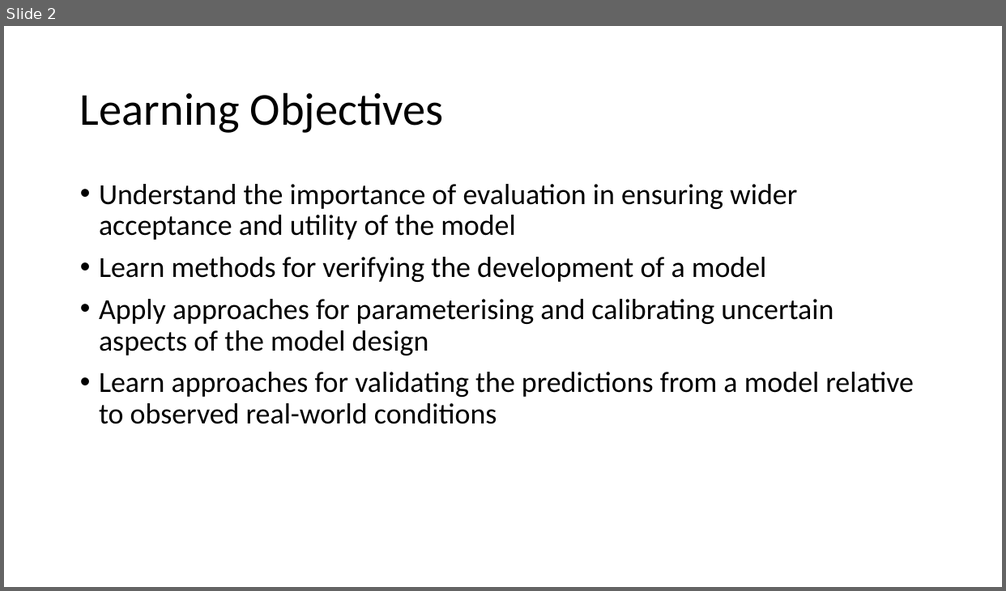
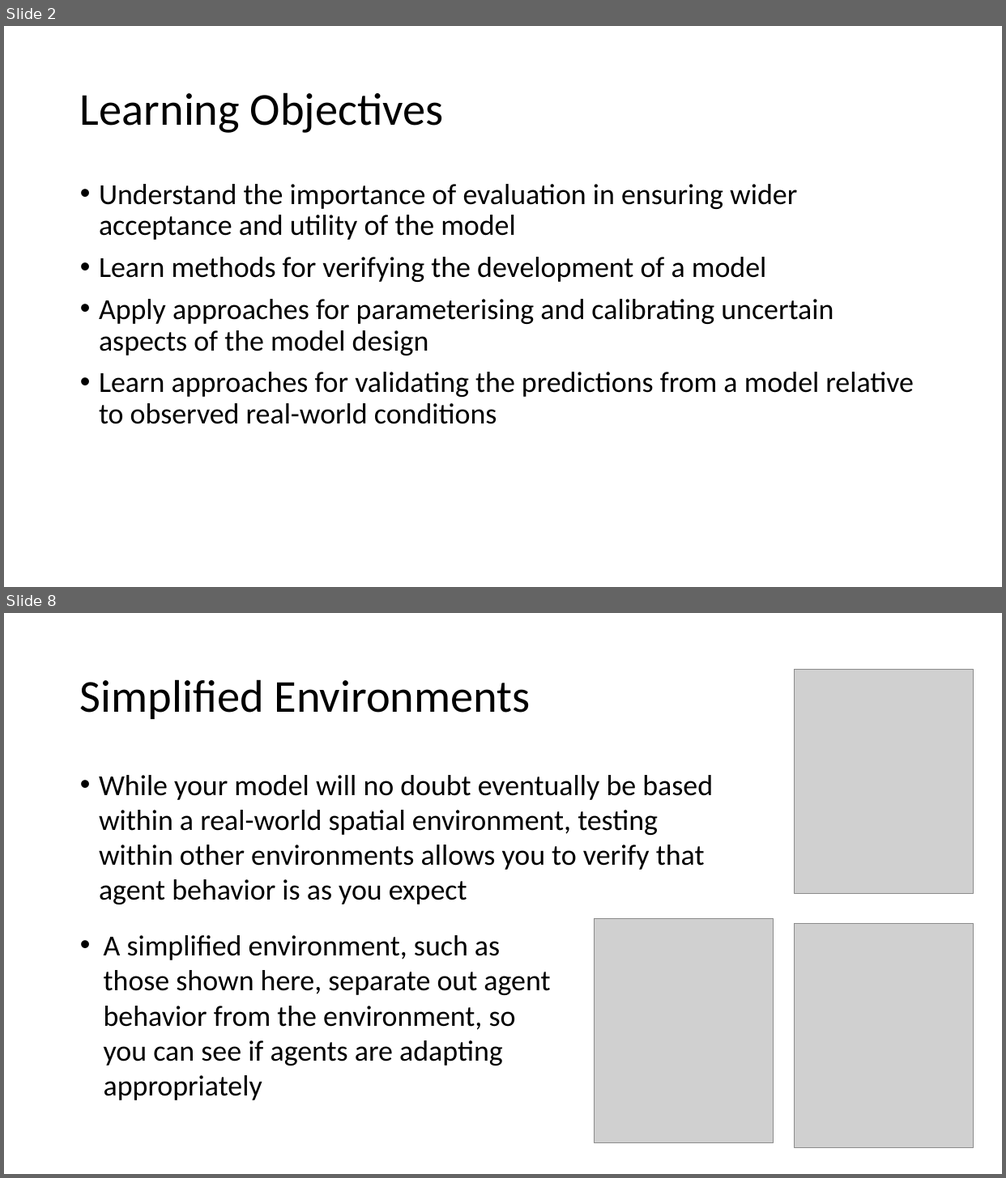
Before and after one commit to abmgis/abmgis, a slide deck: Chapter10-EvaluatingModels/Chapter10.pptx. Shown one above the other, each under a label of ours: slide 2 before the commit, slides 2 and 8 after it; the slides between them are not shown. The pictures are 1006x591 and 1006x1178 pixels, drawn with LibreOffice and Linux fonts; fonts in the diff are those of the drawing; grey boxes stand for pictures. Boxes give left, top, right and bottom in pixels: in the first picture for what was removed or moved away, otherwise in the second. Text is boxed around its words. In the diff, an @@ line names an element or a change of style, - is before the commit and + after.

```diff
--- a/Chapter10-EvaluatingModels/Chapter10.pptx
+++ b/Chapter10-EvaluatingModels/Chapter10.pptx
@@ slide 8 added at bbox=[4, 613, 1002, 1174], background #FFFFFF @@
@@ title added at bbox=[80, 679, 530, 719], 44 pt, text #000000 @@
+Simplified Environments
@@ picture added at bbox=[795, 669, 974, 894] @@
@@ text added at bbox=[99, 775, 713, 905], 28 pt, text #000000 @@
+• While your model will no doubt eventually be based within a real-world spatial environment, testing within other environments allows you to verify that agent behavior is as you expect
@@ picture added at bbox=[594, 919, 774, 1144] @@
@@ picture added at bbox=[795, 924, 974, 1148] @@
@@ text added at bbox=[104, 935, 550, 1101], 28 pt, text #000000 @@
+• A simplified environment, such as those shown here, separate out agent behavior from the environment, so you can see if agents are adapting appropriately
```
Also in this commit, not shown: 2 slides changed, 12 other slides added, 1 slide removed.
